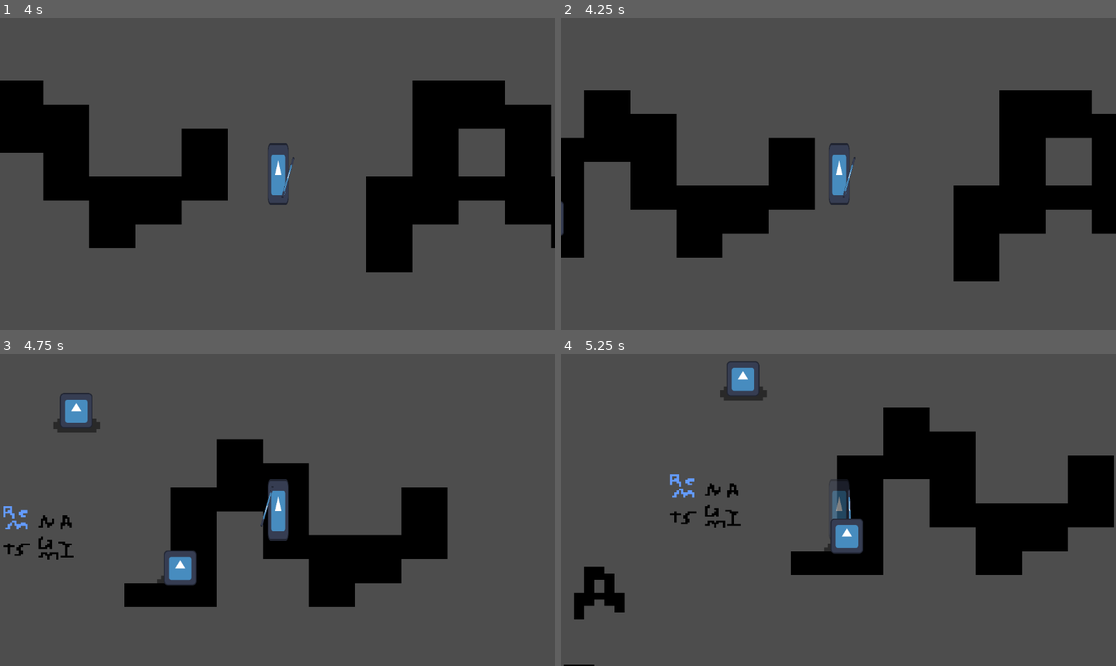
Above: before the commit, frames 1-4 (two rows, left to right).
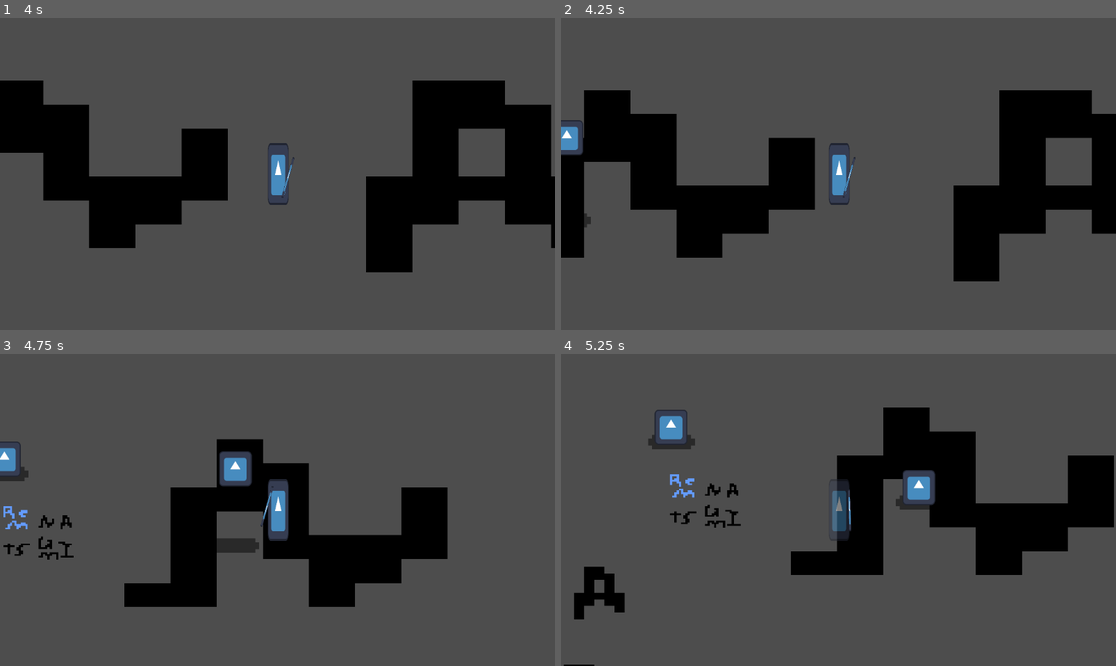
Above: after the commit, the same moments.

Repository: arrowira/miniJam200
Game: Godot game, scene res://Scenes/main.tscn
Two runs of this game, one before a commit and one after it. Both use one fixed random seed, a clock stepped at 60 frames per second and the inputs below. The engine's default icon, where the game draws it, is replaced by a stand-in: a white triangle on a blue panel in a dark square.
Inputs (mouse positions are in pixels of both pictures, inside the frame that each line leads up to):
- Up to frame 1 (4 s): tap Enter at 0.5 s; move the mouse to (399, 158) at 0.52 s; hold D (Right) 0.53-1.28 s; tap Shift (Dash) every 0.75 s from 0.6 to 3.6 s; click (399, 158) at 0.67 s; move the mouse to (166, 189) at 1.27 s; hold S (Down) 1.28-2.03 s; move the mouse to (333, 105) at 2.02 s; hold D (Right) 2.03-2.78 s; move the mouse to (249, 236) at 2.77 s; hold W (Up) 2.78-3.53 s; click (249, 236) at 2.92 s; move the mouse to (444, 220) at 3.52 s; hold A (Left) from 3.53 s (still down)
- Up to frame 2 (4.25 s): keep holding A (Left)
- Up to frame 3 (4.75 s): keep holding A (Left); move the mouse to (111, 463) at 4.27 s; tap Shift (Dash) at 4.35 s
- Up to frame 4 (5.25 s): move the mouse to (866, 510) at 5.02 s; release A (Left) at 5.03 s; hold S (Down) from 5.03 s (still down); tap Shift (Dash) at 5.1 s; click (866, 510) at 5.17 s

Frame 1 is identical in both runs. In frame 2, 0.5% of the frame differs, in the area x 0-6%, y 32-70%; in frame 3, 2.5%, in the area x 0-47%, y 12-75%; in frame 4, 2.4%.

Commit message:
random Frog jump offset

Diff:
--- a/minijam-200/Scenes/frog.tscn
+++ b/minijam-200/Scenes/frog.tscn
@@ -33,7 +33,11 @@
 
 [node name="jumpCooldown" type="Timer" parent="RigidBody2D"]
 wait_time = 3.0
+
+[node name="start" type="Timer" parent="RigidBody2D"]
+one_shot = true
 autostart = true
 
 [connection signal="timeout" from="RigidBody2D/jumpTimer" to="RigidBody2D" method="_on_jump_timer_timeout"]
 [connection signal="timeout" from="RigidBody2D/jumpCooldown" to="RigidBody2D" method="_on_jump_cooldown_timeout"]
+[connection signal="timeout" from="RigidBody2D/start" to="RigidBody2D" method="_on_start_timeout"]
--- a/minijam-200/Scripts/frog.gd
+++ b/minijam-200/Scripts/frog.gd
@@ -8,7 +8,8 @@
 var height = 0.2
 # Called when the node enters the scene tree for the first time.
 func _ready() -> void:
-	pass
+	$start.wait_time = randf_range(0,1)
+	$start.start()
 
 # Called every frame. 'delta' is the elapsed time since the previous frame.
 func _physics_process(delta: float):
@@ -41,3 +42,7 @@
 	elif movementChoice < 9:
 		var playerDir: Vector2 = get_parent().get_parent().get_node("Player").global_position - self.global_position
 		jump(playerDir.normalized())
+
+
+func _on_start_timeout() -> void:
+	$jumpCooldown.start()
